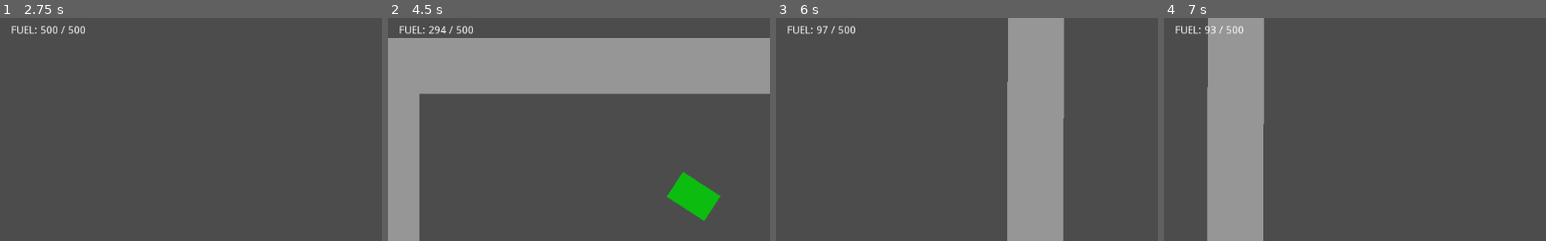
Above: before the commit, frames 1-4 (left to right).
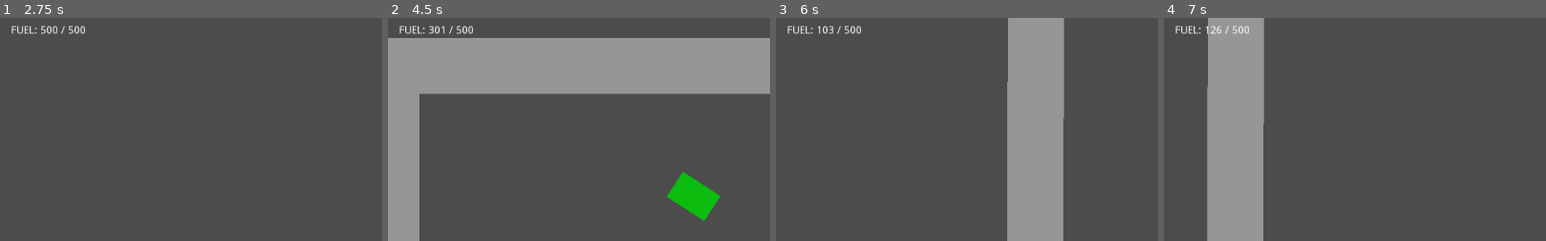
Above: after the commit, the same moments.

Repository: deengames/abu-hamid-x
Game: Godot game, scene res://prototype/Main.tscn
Two runs of this game, one before a commit and one after it. Both use one fixed random seed, a clock stepped at 60 frames per second and the inputs below.
Inputs (mouse positions are % of the whole screen's width and height, from its top left):
- Up to frame 1 (2.75 s): move the mouse to (72, 45) at 0.52 s; hold D (move_right) 0.53-1.28 s; hold Shift (boost) 0.53-1.28 s; click (72, 45) at 0.67 s; tap Space (jump) at 0.77, 1.52 s; move the mouse to (30, 55) at 1.27 s; hold S (move_down) 1.28-2.03 s; click (30, 55) at 1.35 s; tap Shift (boost) at 1.55 s; move the mouse to (60, 28) at 2.02 s; hold D (move_right) from 2.03 s (still down); hold Shift (boost) from 2.03 s (still down)
- Up to frame 2 (4.5 s): move the mouse to (45, 70) at 2.77 s; release D (move_right) at 2.78 s; release Shift (boost) at 2.78 s; hold W (move_up) 2.78-3.53 s; tap Ctrl (toggle_jetpack) at 2.85 s; click (45, 70) at 2.92 s; tap Space (jump) at 3.02, 3.77 s; tap Shift (boost) at 3.05, 4.35 s; move the mouse to (80, 65) at 3.52 s; hold Shift (boost) 3.53-4.28 s; hold A (move_left) from 3.53 s (still down); tap E at 3.6 s; move the mouse to (20, 35) at 4.27 s
- Up to frame 3 (6 s): tap Space (jump) at 4.52 s; move the mouse to (55, 50) at 5.02 s; release A (move_left) at 5.03 s; hold S (move_down) 5.03-5.78 s; hold Shift (boost) 5.03-5.78 s; click (55, 50) at 5.1 s; move the mouse to (35, 25) at 5.77 s; hold D (move_right) from 5.78 s (still down); tap Shift (boost) at 5.85 s
- Up to frame 4 (7 s): tap Space (jump) at 6.02, 6.77 s; move the mouse to (72, 45) at 6.52 s; release D (move_right) at 6.53 s; hold W (move_up) from 6.53 s (still down); hold Shift (boost) from 6.53 s (still down); tap Ctrl (toggle_jetpack) at 6.6 s
The pictures show only the part of the screen within x 0-50%, y 0-50%; the shares and areas given below are measured in that part.

Frame 1 is identical in both runs. In frame 2, less than 0.1% of the frame differs, in the area x 10-16%, y 3-8%; in frame 3, 0.2%, in the area x 10-23%, y 3-8%; in frame 4, 0.1%.

Commit message:
Smarter fuel consumption, faster recharge

Diff:
--- a/prototype/Main.tscn
+++ b/prototype/Main.tscn
@@ -5,7 +5,7 @@
 [ext_resource path="res://prototype/Player.tscn" type="PackedScene" id=3]
 [ext_resource path="res://prototype/Enemy.tscn" type="PackedScene" id=4]
 
-[node name="Main" type="Node2D" index="0"]
+[node name="Main" type="Node2D"]
 
 script = ExtResource( 1 )
 
@@ -87,6 +87,8 @@
 [node name="Player" parent="." index="1" instance=ExtResource( 3 )]
 
 position = Vector2( 510.481, 301.267 )
+jetpack_consumption_rate = 25
+jetpack_recharge_rate = 200
 
 [node name="Enemy" parent="." index="2" instance=ExtResource( 4 )]
 
--- a/prototype/Player.gd
+++ b/prototype/Player.gd
@@ -6,8 +6,8 @@
 export (bool) var allow_jetpack = true
 
 export (int) var max_jetpack_fuel = 500
-export (int) var jetpack_consumption_rate = 50
-export (int) var jetpack_recharge_rate = 100
+export (int) var jetpack_consumption_rate = 25
+export (int) var jetpack_recharge_rate = 200
 
 
 signal fuel_change(new_fuel, max_fuel)
@@ -38,13 +38,11 @@
 	if not is_using_jetpack:
 		if fuel < max_jetpack_fuel:
 			fuel += jetpack_recharge_rate * state.step
-	fuel = clamp(fuel, 0, max_jetpack_fuel)
+	fuel = clamp(fuel, 0, max_jetpack_fuel + 1)
 
 	var gained_velocity = acceleration * state.step
-	var lost_fuel = jetpack_consumption_rate * state.step
 	if Input.is_action_pressed('boost'):
 		gained_velocity *= 2
-		lost_fuel *= 4
 
 	if Input.is_action_pressed('move_left') and velocity.x > -max_movement_speed:
 		velocity.x -= gained_velocity
@@ -64,8 +62,9 @@
 
 	$Collision.rotation = rotation
 
+	var lost_fuel = jetpack_consumption_rate * state.step
 	if is_using_jetpack and velocity.abs().length() < 20:
-		lost_fuel /= 2
+		lost_fuel /= 6
 		velocity = Vector2(0, float_down_speed)
 
 	velocity = Vector2(lerp(velocity.x, 0, 0.05), lerp(velocity.y, 0, 0.05))
@@ -75,10 +74,19 @@
 	if Input.is_action_just_released('jump'):
 		apply_impulse(Vector2(0, 0), Vector2(0, -200))
 
-	if is_using_jetpack:
-		fuel -= lost_fuel
-		if fuel <= 0:
-			is_using_jetpack = false
-			gravity_scale = 2
+	if is_using_jetpack and (
+		Input.is_action_pressed('move_left')
+		or Input.is_action_pressed('move_right')
+		or Input.is_action_pressed('move_up')
+		or Input.is_action_pressed('move_down')
+		):
+		lost_fuel *= 2
+		if Input.is_action_pressed('boost'):
+			lost_fuel *= 4
+
+	fuel -= lost_fuel
+	if fuel <= 0:
+		is_using_jetpack = false
+		gravity_scale = 2
 
 	emit_signal('fuel_change', fuel, max_jetpack_fuel)
--- a/prototype/Player.tscn
+++ b/prototype/Player.tscn
@@ -7,7 +7,7 @@
 custom_solver_bias = 0.0
 extents = Vector2( 20, 30 )
 
-[node name="Player" type="RigidBody2D"]
+[node name="Player" type="RigidBody2D" index="0"]
 
 input_pickable = false
 collision_layer = 1
@@ -34,8 +34,8 @@
 float_down_speed = 50
 allow_jetpack = true
 max_jetpack_fuel = 500
-jetpack_consumption_rate = 50
-jetpack_recharge_rate = 100
+jetpack_consumption_rate = 25
+jetpack_recharge_rate = 200
 
 [node name="Collision" type="CollisionShape2D" parent="." index="0"]
 
